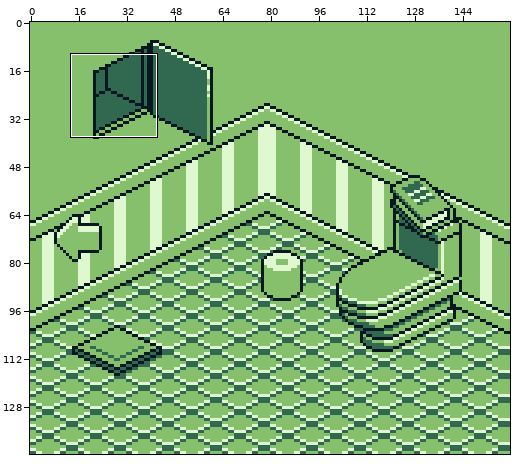
Two versions of one sprite sheet, assets/backgrounds/ToiletRoomSafeOpen.png. The first picture is a wide view before the edit; the outline marks the close-up.
Close-up. Earlier state:
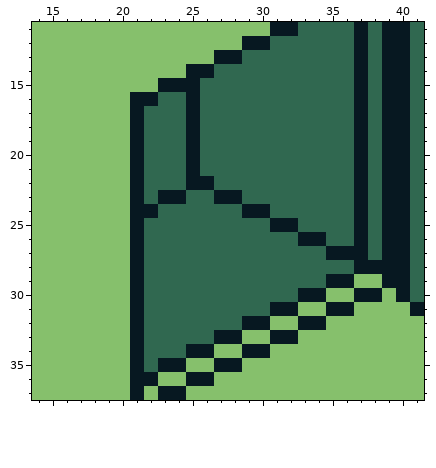
The file is 160x144 pixels. Shown: x 14..41, y 11..37.
New version:
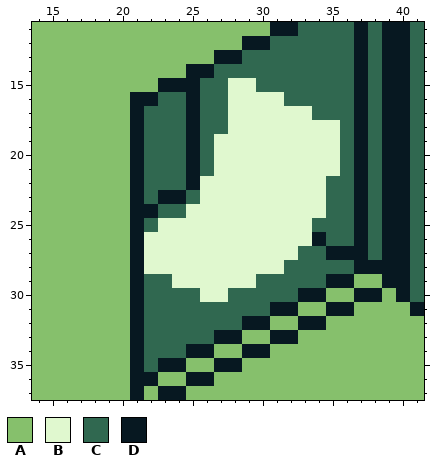
Palette (. is transparent): A #86c06c  B #e0f8cf  C #306850  D #071821
Difference:
@@ x 20..37 @@
 14 AAAAADDCCCCCCCCCCD
-15 AAADDDCCCCCCCCCCCD
-16 ADDCCDCCCCCCCCCCCD
-17 ADCCCDCCCCCCCCCCCD
-18 ADCCCDCCCCCCCCCCCD
-19 ADCCCDCCCCCCCCCCCD
-20 ADCCCDCCCCCCCCCCCD
-21 ADCCCDCCCCCCCCCCCD
-22 ADCCCDDCCCCCCCCCCD
-23 ADCDDCCDDCCCCCCCCD
-24 ADDCCCCCCDDCCCCCCD
-25 ADCCCCCCCCCDDCCCCD
-26 ADCCCCCCCCCCCDDCCD
-27 ADCCCCCCCCCCCCCDDD
-28 ADCCCCCCCCCCCCCCCD
-29 ADCCCCCCCCCCCCCDDA
-30 ADCCCCCCCCCCCDDAAD
+15 AAADDDCCBBCCCCCCCD
+16 ADDCCDCCBBBBCCCCCD
+17 ADCCCDCCBBBBBBCCCD
+18 ADCCCDCCBBBBBBBBCD
+19 ADCCCDCBBBBBBBBBCD
+20 ADCCCDCBBBBBBBBBCD
+21 ADCCCDCBBBBBBBBBCD
+22 ADCCCDBBBBBBBBBCCD
+23 ADCDDCBBBBBBBBBCCD
+24 ADDCCBBBBBBBBBBCCD
+25 ADCBBBBBBBBBBBCCCD
+26 ADBBBBBBBBBBBBDCCD
+27 ADBBBBBBBBBBBCCDDD
+28 ADBBBBBBBBBBCCCCCD
+29 ADCCBBBBBBCCCCCDDA
+30 ADCCCCBBCCCCCDDAAD
 31 ADCCCCCCCCCDDAADDA
Pixel boxes of the changes (left, top, right, bottom) in both close-ups:
changed: (144, 78, 340, 302)
